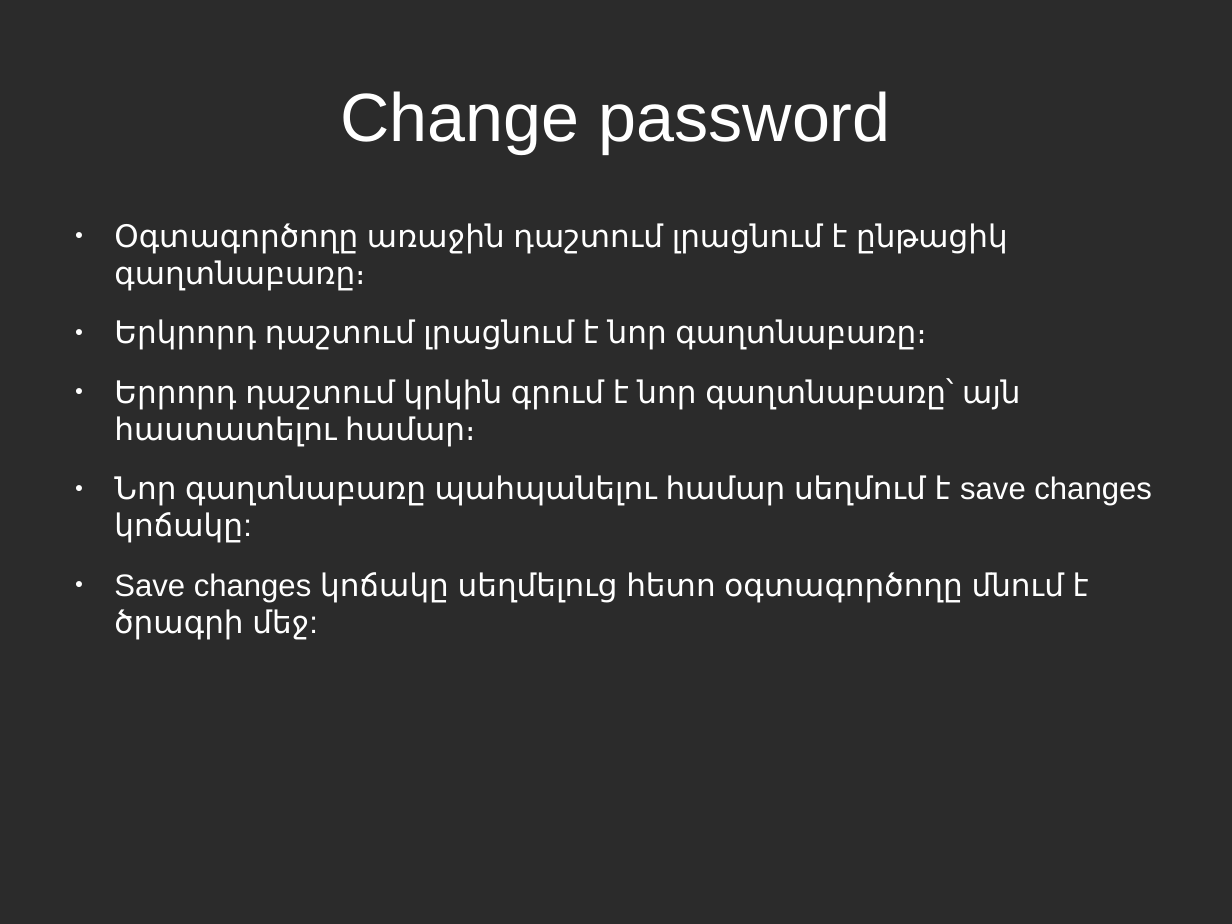
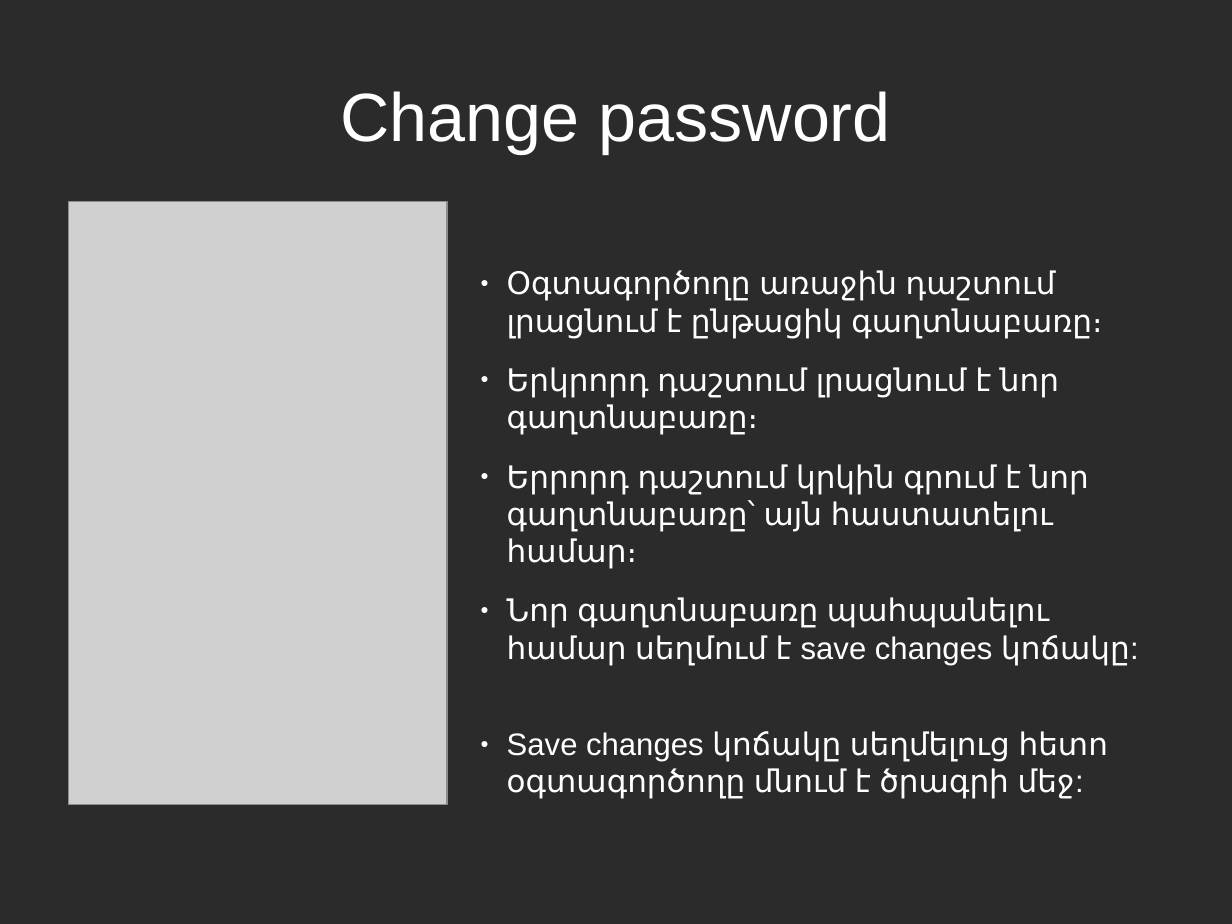
Before and after one commit to vanit-basic/instant_messenger, a slide deck: slide 10 of Documentation/Documentation.odp. Drawn at 1232x924 pixels with LibreOffice and Linux fonts; fonts in the diff are those of the drawing; grey boxes stand for pictures; background and template pictures are left out; a plain dark background stands for a picture behind light text. Boxes give left, top, right and bottom in pixels: in the first picture for what was removed or moved away, otherwise in the second. Text is boxed around its words. In the diff, an @@ line names an element or a change of style, - is before the commit and + after.

```diff
--- a/Documentation/Documentation.odp
+++ b/Documentation/Documentation.odp
@@ picture added at box(68, 201, 447, 805) @@
@@ text "Օգտագործողը առաջին դաշտում լրացնում է ...": place and size @@
-text "Օգտագործողը առաջին դաշտում լրացնում է ..." at box(114, 223, 1151, 640)
+text "Օգտագործողը առաջին դաշտում լրացնում է ..." at box(507, 270, 1130, 799)
@@ text "Օգտագործողը առաջին դաշտում լրացնում է ..." at box(507, 270, 1130, 799): indent changed; less space between paragraphs @@
```
Also in this commit, not shown: 8 other slides changed.
